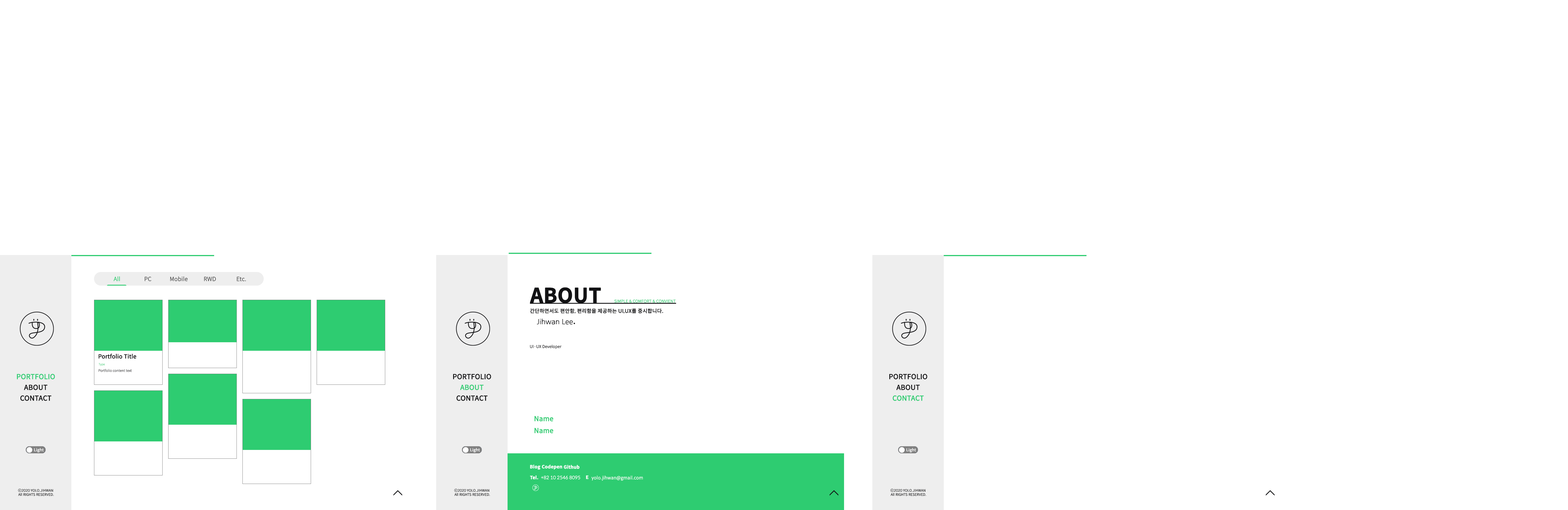
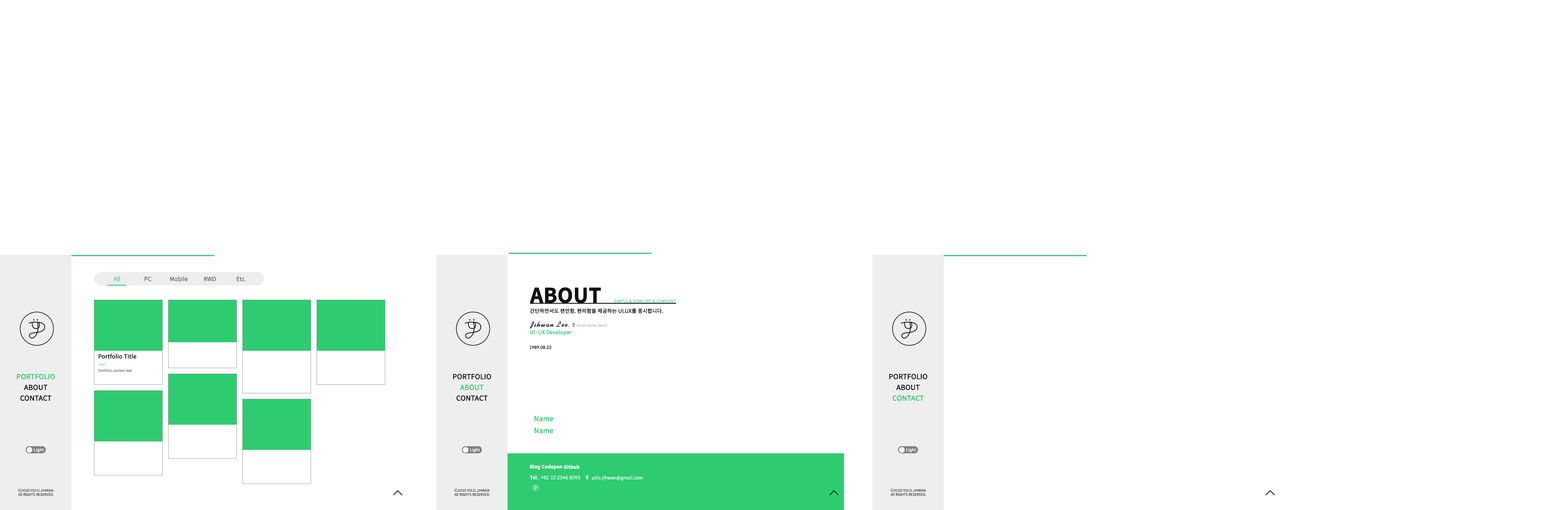
The second 1568px x 510px image is a revision of the first. Changes to its layers:
added layer "1989.08.22" in group "Contents" over [529, 345, 552, 349]
painted on "UI·UX Developer" over [529, 329, 572, 349]
added layer "South Korea, Seoul" in group "Contents" over [576, 323, 607, 327]
painted on "Jihwan Lee." over [529, 318, 576, 329]
